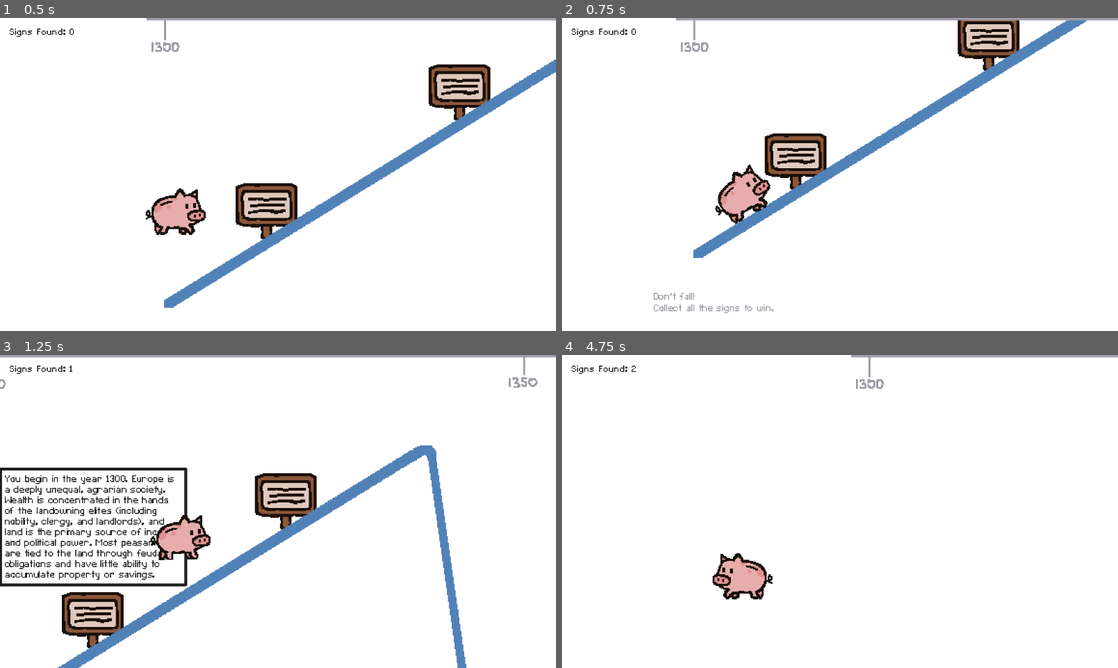
Above: before the commit, frames 1-4 (two rows, left to right).
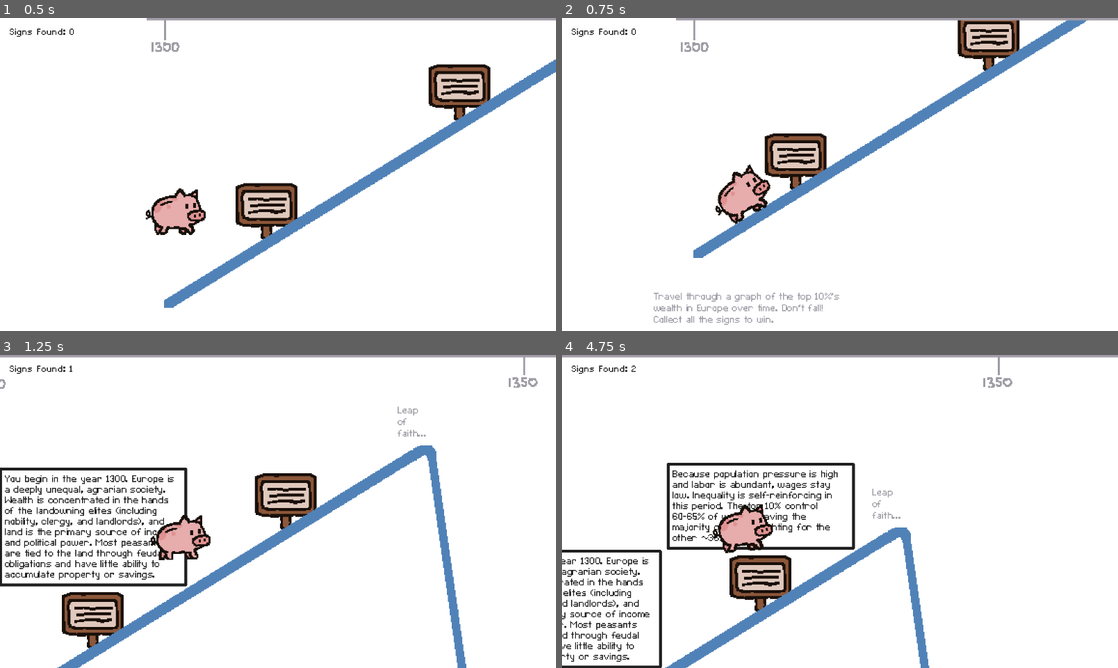
Above: after the commit, the same moments.

Repository: joysudo/oinkonomics
Game: Godot game, scene res://node_2d.tscn
The game is run twice, just before and just after one commit, with the same random seed, the same clock (stepped at 60 frames per second) and the same inputs.
Inputs:
- Up to frame 1 (0.5 s): no input
- Up to frame 2 (0.75 s): tap Enter at 0.5 s; hold Right (ui_right) from 0.53 s (still down); tap Alt at 0.6 s
- Up to frame 3 (1.25 s): keep holding Right (ui_right); tap Up (ui_up) at 0.77 s
- Up to frame 4 (4.75 s): tap Shift at 1.35, 2.85, 4.35 s; tap Up (ui_up) at 1.52, 3.02, 3.77, 4.52 s; release Right (ui_right) at 2.03 s; hold Left (ui_left) 2.03-4.28 s; tap Alt at 2.1, 3.6 s; hold Right (ui_right) from 4.28 s (still down)

Frame 1 is identical in both runs. In frame 2, 0.7% of the frame differs, in the area x 16-50%, y 87-98%; in frame 3, 0.1%; in frame 4, 10%, in the area x 0-81%, y 0-100%.

Commit message:
rework ending scene with text

Diff:
--- a/node_2d.gd
+++ b/node_2d.gd
@@ -12,7 +12,7 @@
 func _on_sign_discovered():
 	signs_found += 1
 	update_ui()
-	if signs_found >= 13:
+	if signs_found >= 12:
 		finish_game()
 
 # Called every frame. 'delta' is the elapsed time since the previous frame.
@@ -20,6 +20,12 @@
 	$CanvasLayer/SignCounter.text = "Signs Found: " + str(signs_found)
 
 func finish_game():
+	$player.set_physics_process(false)
 	var tween = create_tween()
+	tween.set_parallel(true)
 	tween.tween_property($player/Camera2D, "zoom", Vector2(0.133, 0.133), 2.0).set_trans(Tween.TRANS_SINE)
-	tween.tween_property($player/Camera2D, "global_position", Vector2(3800, 300), 4.0).set_trans(Tween.TRANS_SINE)
+	tween.tween_property($player/Camera2D, "global_position", Vector2(3450, 300), 4.0).set_trans(Tween.TRANS_SINE)
+	tween.tween_property($CanvasLayer/SignCounter, "modulate:a", 0.0, 1.5)
+	tween.tween_property($CanvasLayer/BottomText, "modulate:a", 1.0, 2.0).set_delay(4.0)
+	tween.tween_property($CanvasLayer/TopText, "modulate:a", 1.0, 2.0).set_delay(4.0)
+	tween.tween_property($CanvasLayer/TextureRect, "modulate:a", 0.5, 2.0).set_delay(4.0)
--- a/node_2d.tscn
+++ b/node_2d.tscn
@@ -10,6 +10,7 @@
 [ext_resource type="PackedScene" uid="uid://ibxpjqthxbtm" path="res://sign.tscn" id="7_d21ai"]
 [ext_resource type="Texture2D" uid="uid://b6diwtv6kxkk1" path="res://images/inequality_graph.png" id="8_rj586"]
 [ext_resource type="Texture2D" uid="uid://cjmyoglyem4h0" path="res://images/inequality_ruler_(horizontal) (1).png" id="9_4d7sh"]
+[ext_resource type="Texture2D" uid="uid://chq8pvker1104" path="res://images/alfanifig1.png" id="11_hqns4"]
 
 [sub_resource type="SpriteFrames" id="SpriteFrames_ir8iy"]
 animations = [{
@@ -76,6 +77,18 @@
 [node name="Label" parent="Sign" index="2"]
 text = "You begin in the year 1300. Europe is a deeply unequal, agrarian society. Wealth is concentrated in the hands o …(253 unchanged characters)…
 
+[node name="Sign12" parent="Sign" instance=ExtResource("7_d21ai")]
+position = Vector2(7779, 14)
+
+[node name="Label" parent="Sign/Sign12" index="2"]
+offset_left = -91.0
+offset_top = -177.0
+offset_right = 69.0
+offset_bottom = -71.0
+size_flags_horizontal = 3
+text = "The 1980s saw major political shifts in Europe, marked by the rise of right-wing, free-market policies (think Thatcherism in the UK). Many governments shifted towards deregulation and privatization, allowing more capital to accumulate in the hands of the 10%."
+metadata/_edit_use_anchors_ = true
+
 [node name="Sign2" parent="." instance=ExtResource("7_d21ai")]
 position = Vector2(212, 245)
 
@@ -96,8 +109,13 @@
 position = Vector2(1604, 1164)
 
 [node name="Label" parent="Sign4" index="2"]
-text = "By the mid-15th century, Europe's population has begun to recover in some regions. As growth resumes, labor becomes less scarce, weakining workers' bargaining power.
-At the same time, the AGE OF DISCOVERY opens new opportunities for wealth accumulation through trade, colonization, and state-backed monopolies. These gains disproportionately benefit merchants, nobles, and early elites."
+offset_left = -187.0
+offset_top = -183.0
+offset_right = 195.0
+offset_bottom = -66.0
+text = "In 1450, this data source estimates that the top 10% in Europe controlled only 50% of all wealth. That's the lowest amount of wealth concentration listed in the period from 1300 to present-day!
+
+By the mid-15th century, Europe's population has begun to recover in some regions. As growth resumes, labor becomes less scarce, weakining workers' bargaining power. At the same time, the AGE OF DISCOVERY opens new opportunities for wealth accumulation through trade, colonization, and state-backed monopolies. These gains disproportionately benefit merchants, nobles, and early elites."
 
 [node name="Sign5" parent="." instance=ExtResource("7_d21ai")]
 position = Vector2(2694, 1054)
@@ -106,10 +124,10 @@
 text = "Around 1550, the graph begins to reflect the rising inequality driven by the PRICE REVOLUTION. Massive inflows  …(284 unchanged characters)…
 
 [node name="Sign6" parent="." instance=ExtResource("7_d21ai")]
-position = Vector2(3855, 428)
+position = Vector2(3855, 433)
 
 [node name="Label" parent="Sign6" index="2"]
-text = "Find something to discuss at this point."
+text = "Many economists have argued that society will become more equal as time passes and education improves. But by the mid-1600s, population growth and stable political systems allowed elites to rebuild large fortunes. In 1650, the top 10% control 60% of wealth--more than half."
 
 [node name="Sign7" parent="." instance=ExtResource("7_d21ai")]
 position = Vector2(5007, -197)
@@ -141,7 +159,7 @@
 offset_top = -131.0
 offset_right = 34.0
 offset_bottom = -69.0
-text = "At this point, the top 10% control 90% of Europe's wealth."
+text = "At this point, the top 10% control 90% of Europe's wealth—a record high."
 
 [node name="Sign11" parent="." instance=ExtResource("7_d21ai")]
 position = Vector2(7580, 546)
@@ -154,18 +172,6 @@
 World War II deepens and extends the equalizing effects of World War I.  Progressive taxation and inheritance taxes exp …(247 unchanged characters)…
 
 At this point, the top 10% own roughly 60% of  wealth. Not quite to the level of post-Black Death, but a big fall!"
-metadata/_edit_use_anchors_ = true
-
-[node name="Sign12" parent="." instance=ExtResource("7_d21ai")]
-position = Vector2(7791, 382)
-
-[node name="Label" parent="Sign12" index="2"]
-offset_left = -91.0
-offset_top = -177.0
-offset_right = 69.0
-offset_bottom = -71.0
-size_flags_horizontal = 3
-text = "The 1980s saw major political shifts in Europe, marked by the rise of right-wing, free-market policies (think Thatcherism in the UK). Many governments shifted towards deregulation and privatization, allowing more capital to accumulate in the hands of the 10%."
 metadata/_edit_use_anchors_ = true
 
 [node name="Sign13" parent="." instance=ExtResource("7_d21ai")]
@@ -231,14 +237,15 @@
 theme_override_colors/font_color = Color(0.61960787, 0.60784316, 0.6431373, 1)
 theme_override_constants/line_spacing = 0
 theme_override_font_sizes/font_size = 12
-text = "Don't fall!
+text = "Travel through a graph of the top 10%'s
+wealth in Europe over time. Don't fall!
 Collect all the signs to win."
 
 [node name="Label2" type="Label" parent="."]
-offset_left = 441.0
-offset_top = 473.0
-offset_right = 566.0
-offset_bottom = 497.0
+offset_left = 328.0
+offset_top = 116.0
+offset_right = 453.0
+offset_bottom = 152.0
 theme_override_colors/font_color = Color(0.61960787, 0.60784316, 0.6431373, 1)
 theme_override_constants/line_spacing = 0
 theme_override_font_sizes/font_size = 12
@@ -247,10 +254,10 @@
 faith... "
 
 [node name="Label3" type="Label" parent="."]
-offset_left = 956.0
-offset_top = 978.0
-offset_right = 1081.0
-offset_bottom = 1014.0
+offset_left = 849.0
+offset_top = 1021.0
+offset_right = 974.0
+offset_bottom = 1057.0
 theme_override_colors/font_color = Color(0.61960787, 0.60784316, 0.6431373, 1)
 theme_override_constants/line_spacing = 0
 theme_override_font_sizes/font_size = 12
@@ -258,8 +265,9 @@
 
 [node name="Label4" type="Label" parent="."]
 offset_left = 4637.0
-offset_top = -36.0
+offset_top = 28.0
 offset_right = 4762.0
+offset_bottom = 64.0
 theme_override_colors/font_color = Color(0.61960787, 0.60784316, 0.6431373, 1)
 theme_override_constants/line_spacing = 0
 theme_override_font_sizes/font_size = 12
@@ -309,8 +317,45 @@
 theme_override_colors/font_color = Color(0.12156863, 0.12156863, 0.12156863, 1)
 theme_override_font_sizes/font_size = 24
 text = "Signs Found: 0"
+metadata/_edit_use_anchors_ = true
+
+[node name="BottomText" type="Label" parent="CanvasLayer"]
+modulate = Color(1, 1, 1, 0)
+offset_left = 72.0
+offset_top = 495.0
+offset_right = 1140.0
+offset_bottom = 543.0
+theme_override_colors/font_color = Color(0.12156863, 0.12156863, 0.12156863, 1)
+theme_override_constants/line_spacing = 0
+theme_override_font_sizes/font_size = 24
+text = "This is the real story of wealth inequality over time in Europe.
+See the original graph at https://cepr.org/voxeu/columns/top-rich-europe-long-run-history-1300-present-day."
+horizontal_alignment = 1
+metadata/_edit_use_anchors_ = true
+
+[node name="TopText" type="Label" parent="CanvasLayer"]
+modulate = Color(1, 1, 1, 0)
+offset_left = 72.0
+offset_top = 31.0
+offset_right = 1140.0
+offset_bottom = 79.0
+theme_override_colors/font_color = Color(0.12156863, 0.12156863, 0.12156863, 1)
+theme_override_constants/line_spacing = 0
+theme_override_font_sizes/font_size = 24
+text = "You beat Oinkonomics... but the story's not over."
+horizontal_alignment = 1
+metadata/_edit_use_anchors_ = true
+
+[node name="TextureRect" type="TextureRect" parent="CanvasLayer"]
+modulate = Color(1, 1, 1, 0)
+offset_left = -10.68689
+offset_top = -23.0
+offset_right = 1161.0304
+offset_bottom = 702.0
+texture = ExtResource("11_hqns4")
 
 [editable path="Sign"]
+[editable path="Sign/Sign12"]
 [editable path="Sign2"]
 [editable path="Sign3"]
 [editable path="Sign4"]
@@ -321,5 +366,4 @@
 [editable path="Sign9"]
 [editable path="Sign10"]
 [editable path="Sign11"]
-[editable path="Sign12"]
 [editable path="Sign13"]
--- a/player.gd
+++ b/player.gd
@@ -22,6 +22,10 @@
 	else:
 		velocity.x = move_toward(velocity.x, 0, SPEED)
 
+	if global_position.y > 1200:
+		global_position = Vector2(100, 100)
+		velocity = Vector2.ZERO
+
 	if is_on_floor():
 		var target_angle = get_floor_normal().angle() + PI/2
 		$AnimatedSprite2D.rotation = lerp_angle($AnimatedSprite2D.rotation, target_angle, 0.2)
Not shown, added: export_presets.cfg
Binary file added: images/alfanifig1.png
Not shown, added: images/alfanifig1.png.import
Not shown: 1 places in node_2d.tscn that only renumber resources
Not shown, added: build.zip
